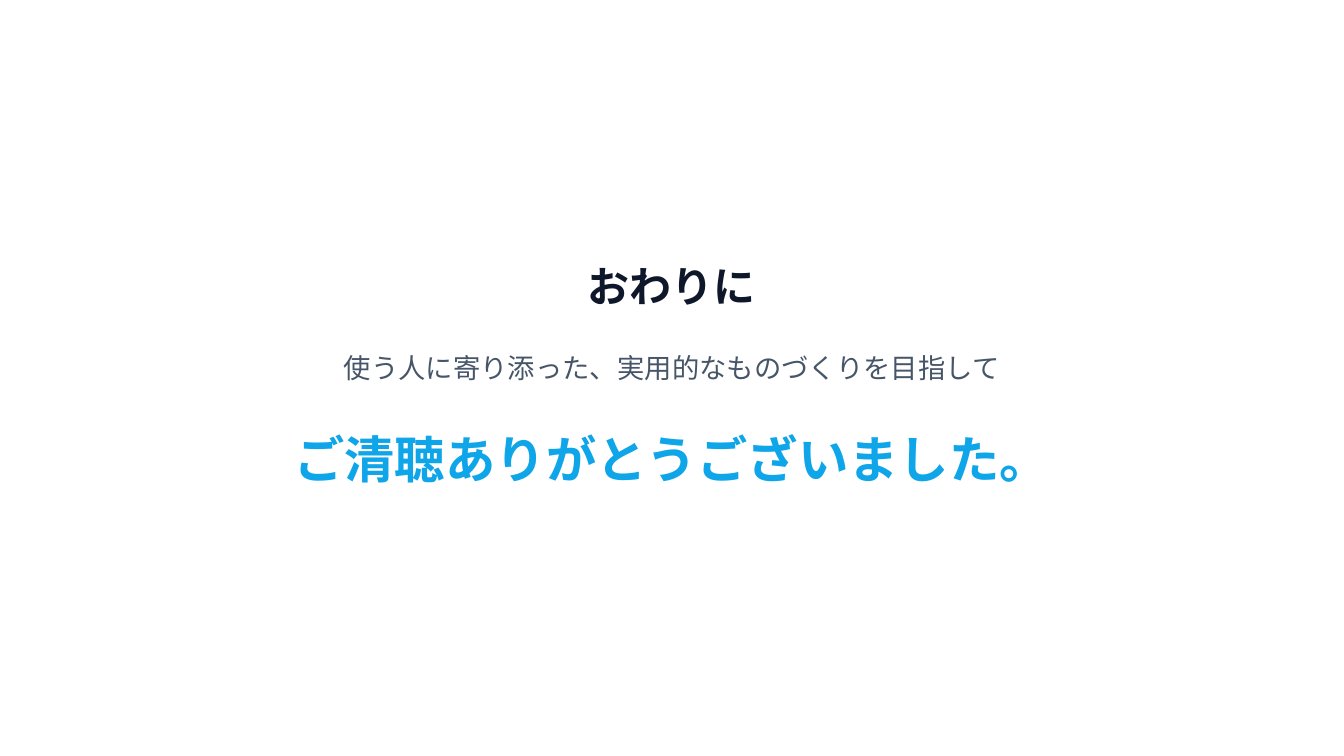
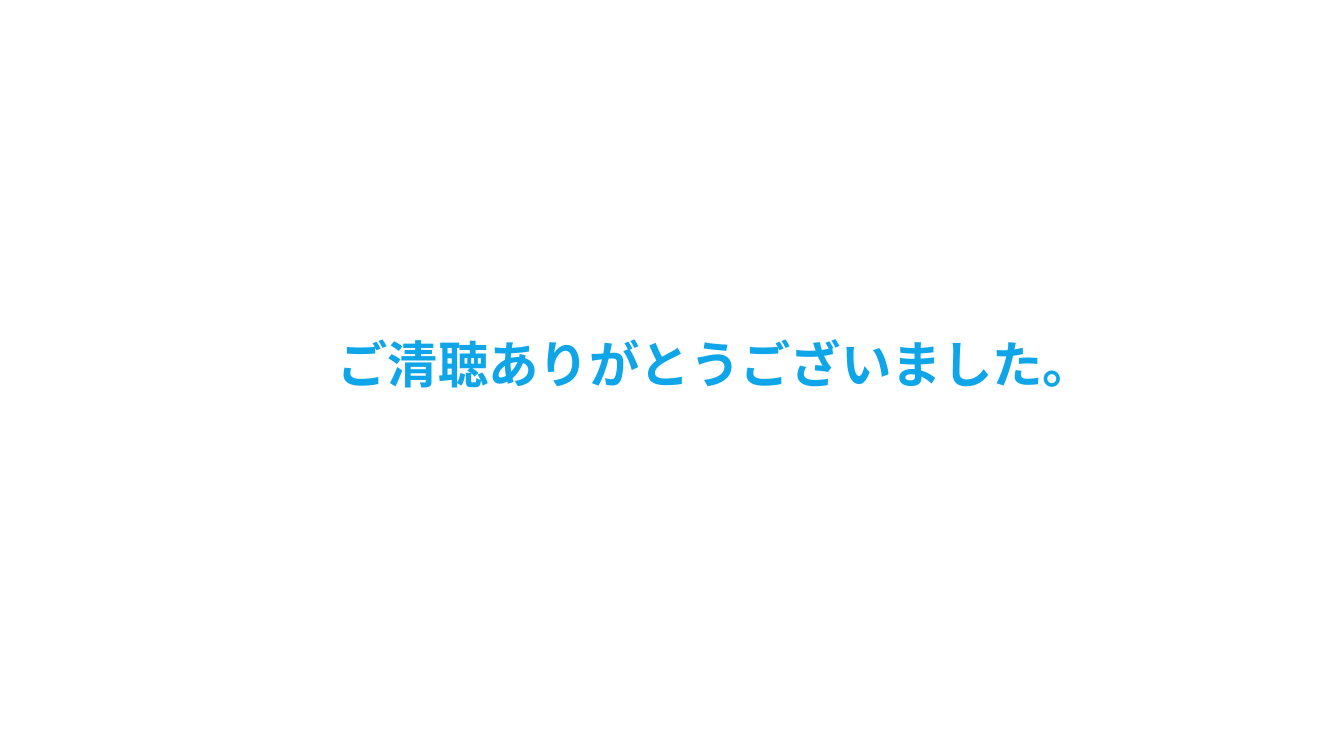
Before and after one commit to kobaken0626/mobile00000, a slide deck: slide 9 of 発表用.pptx. Drawn at 1344x756 pixels with LibreOffice and Linux fonts; fonts in the diff are those of the drawing; background and template pictures are left out. Boxes give left, top, right and bottom in pixels: in the first picture for what was removed or moved away, otherwise in the second. Text is boxed around its words. In the diff, an @@ line names an element or a change of style, - is before the commit and + after.

```diff
--- a/発表用.pptx
+++ b/発表用.pptx
@@ text removed at <box>588,268,756,305</box> @@
-おわりに
@@ text "ご清聴ありがとうございました。": place and size @@
-text "ご清聴ありがとうございました。" at <box>294,434,1050,483</box>
+text "ご清聴ありがとうございました。" at <box>337,339,1093,388</box>
@@ text removed at <box>344,355,1000,381</box> @@
-使う人に寄り添った、実用的なものづくりを目指して
```
Also in this commit, not shown: 2 slides removed, 1 other file.
